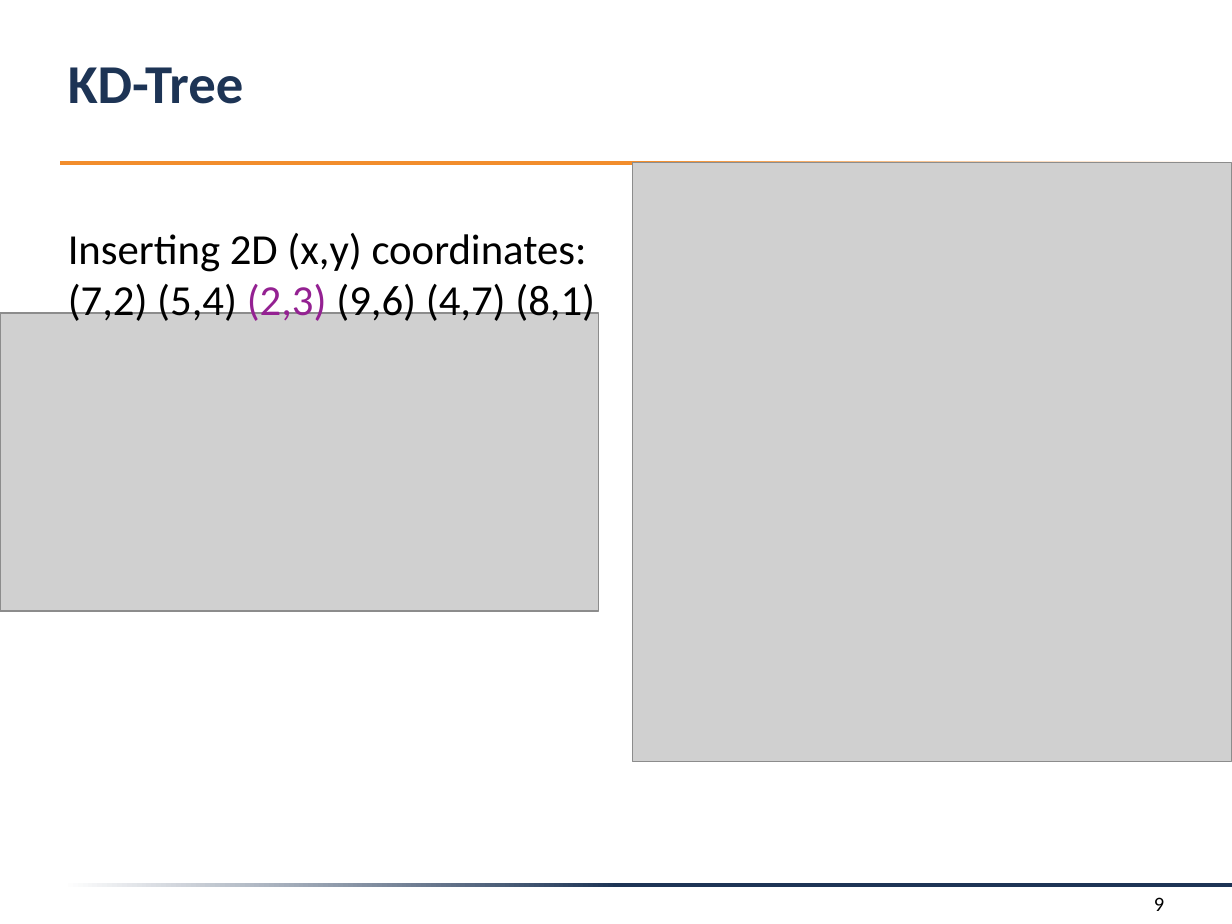
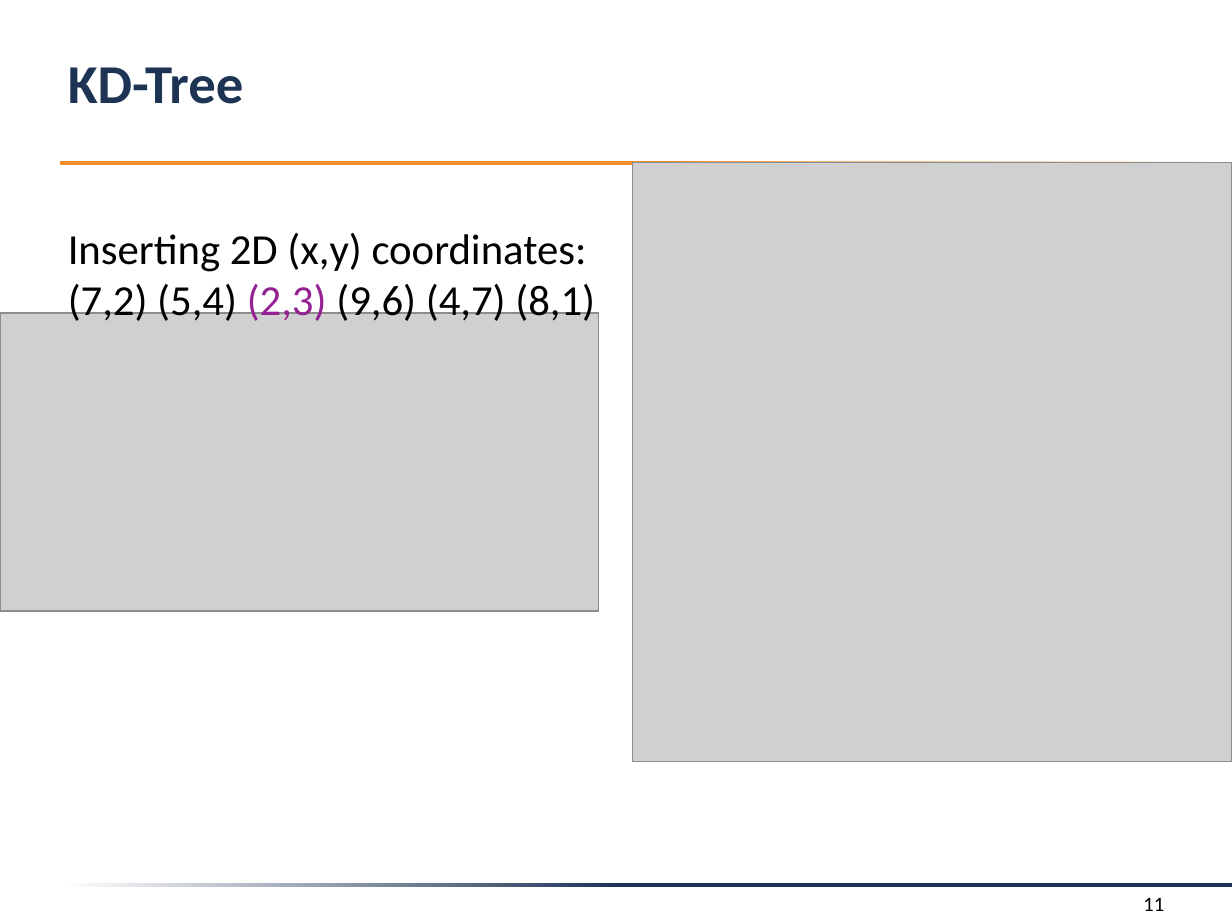
Before and after one commit to f-tischler/FortgeschritteneComputergrafik, a slide deck: slide 11 of Präsentation/presentation.pptx (slide 9 before the commit). Drawn at 1232x924 pixels with LibreOffice and Linux fonts; fonts in the diff are those of the drawing; grey boxes stand for pictures; background and template pictures are left out. Boxes give left, top, right and bottom in pixels: in the first picture for what was removed or moved away, otherwise in the second. Text is boxed around its words. In the diff, an @@ line names an element or a change of style, - is before the commit and + after.

```diff
--- a/Präsentation/presentation.pptx
+++ b/Präsentation/presentation.pptx
@@ page number added at (1143,897,1164,911), 12 pt, text #000000 @@
+11
@@ page number removed at (1154,897,1164,911) @@
-9
```
Also in this commit, not shown: 2 other slides changed, 4 slides added, 2 slides removed, 3 other files.
